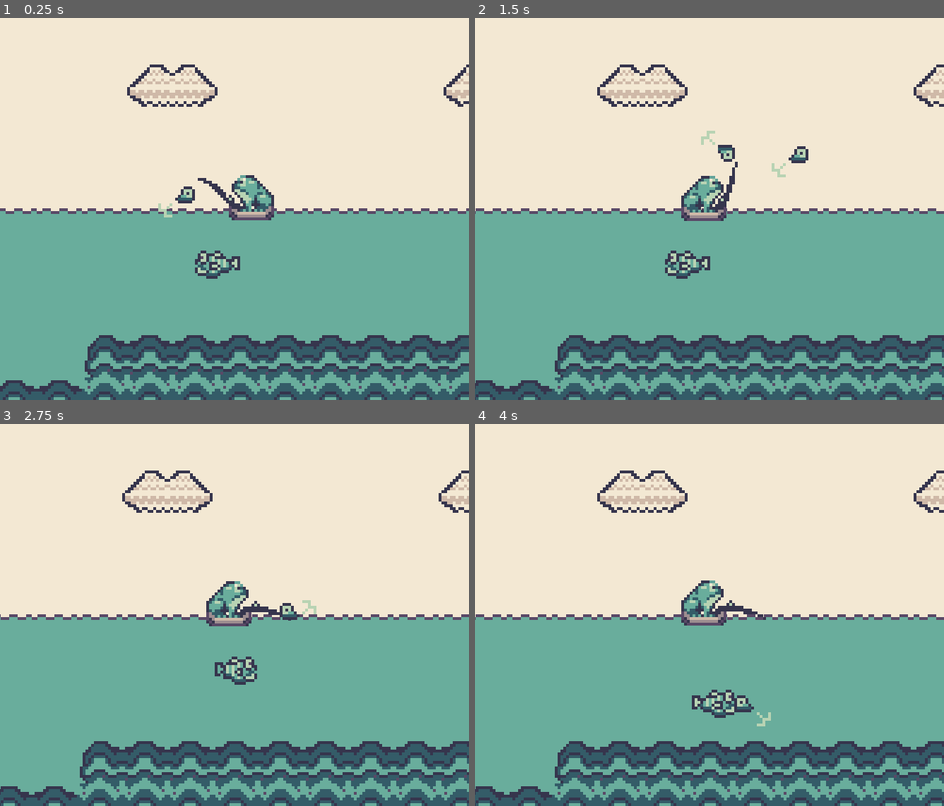
Above: before the commit, frames 1-4 (two rows, left to right).
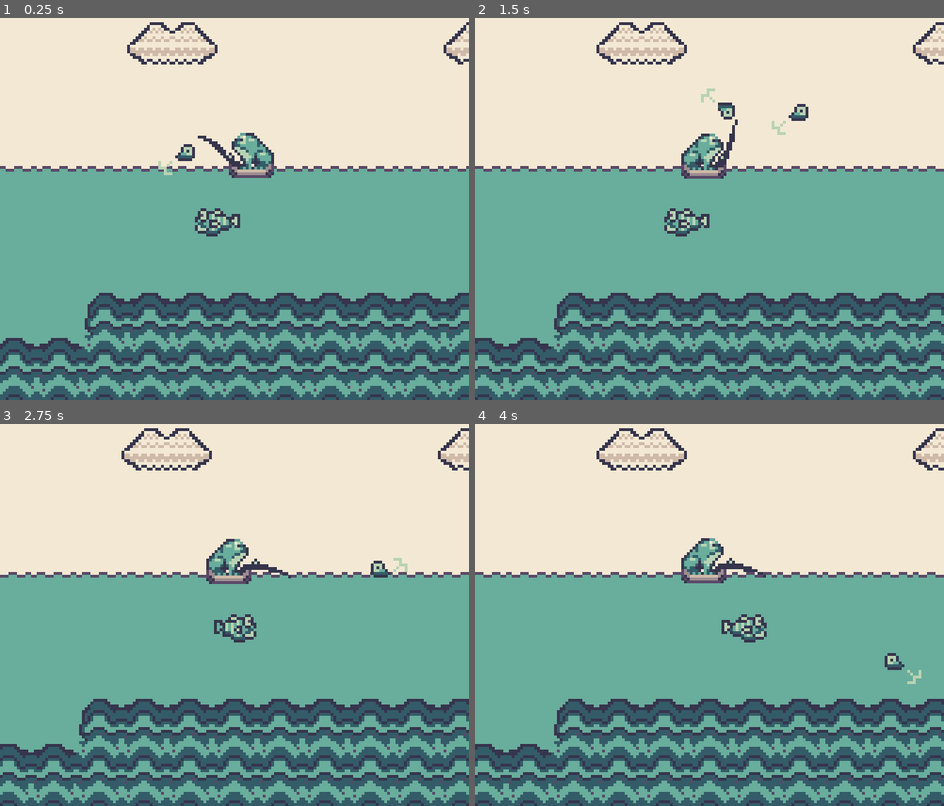
Above: after the commit, the same moments.

Repository: TaraSophieDev/Frog-Adventures-Fishing-Edition-Cancelled
Game: Godot game, scene res://Scenes/World.tscn
Same seed, same stepped clock (60 frames per second), same inputs: the game is played once before the commit and once after it.
Inputs:
- Up to frame 1 (0.25 s): no input
- Up to frame 2 (1.5 s): hold D (right) 0.53-1.28 s; tap Z (a_button) at 0.6, 1.35 s; hold A (left) from 1.28 s (still down)
- Up to frame 3 (2.75 s): release A (left) at 2.03 s; hold D (right) from 2.03 s (still down); tap Z (a_button) at 2.1 s
- Up to frame 4 (4 s): tap Z (a_button) at 2.85, 3.6 s; release D (right) at 3.53 s; hold A (left) from 3.53 s (still down)

The runs differ from the first frame. In frame 1, 31% of the frame differs, in the area x 0-100%, y 1-100%; in frame 2, 31%; in frame 3, 31%; in frame 4, 31%.
Error before the commit: Invalid set index 'flip_h' (on base: 'null instance') with value of type 'bool'. (res://Player/Player.gd:101)

Commit message:
changed strings bc of var name change

Diff:
--- a/Player/Player.gd
+++ b/Player/Player.gd
@@ -12,7 +12,6 @@
 onready var bait_scene = preload("res://Misc/BaitEntity.tscn")
 var bait_instance = null
 
-signal bait_activation
 
 
 enum {
@@ -21,7 +20,7 @@
 	FISHING,
 	CATCHING
 }
-var speed = 25
+export var speed = 30
 
 var motion = Vector2()
 var state = MOVING
@@ -91,14 +90,14 @@
 	bait_instance.show()
 	bait_instance.sleeping = true
 	if frogSprite.flip_h == false:
-		bait_instance.get_node("Sprite").flip_h = true
+		bait_instance.get_node("BaitSprite").flip_h = true
 		#bait.global_position = baitSpawnLeft.get_global_position()
 		bait_instance.sleeping = false
 		bait_instance.visible = true
 		bait_instance.apply_impulse(Vector2(0, 0), Vector2(-100, 0))
 		state = FISHING
 	if frogSprite.flip_h == true:
-		bait_instance.get_node("Sprite").flip_h = false
+		bait_instance.get_node("BaitSprite").flip_h = false
 		#bait.global_position = baitSpawnRight.get_global_position()
 		bait_instance.sleeping = false
 		bait_instance.visible = true
--- a/Player/Player.tscn
+++ b/Player/Player.tscn
@@ -41,7 +41,8 @@
 collision_layer = 2147483653
 script = ExtResource( 1 )
 
-[node name="CollisionShape2D" type="CollisionShape2D" parent="."]
+[node name="PlayerCollision" type="CollisionShape2D" parent="."]
+visible = false
 position = Vector2( 2, 6 )
 shape = SubResource( 1 )
 
@@ -51,7 +52,7 @@
 
 [node name="Camera2D" type="Camera2D" parent="."]
 position = Vector2( -2, -10 )
-offset = Vector2( 0, 20 )
+offset = Vector2( 0, 35 )
 current = true
 
 [node name="SwimmingPlayer" type="AnimationPlayer" parent="."]
@@ -64,6 +65,7 @@
 [node name="Area2D" type="Area2D" parent="."]
 
 [node name="Area2DCollBox" type="CollisionShape2D" parent="Area2D"]
+visible = false
 position = Vector2( 2, 6 )
 shape = SubResource( 1 )
 
